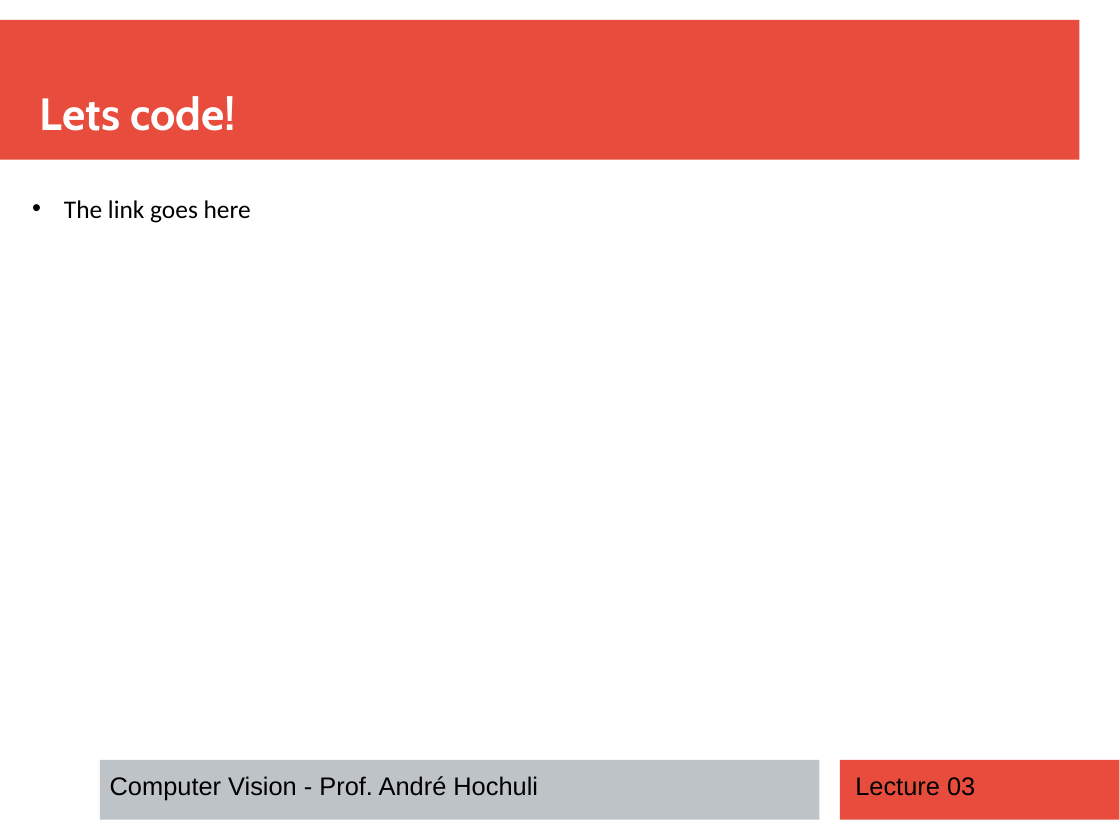
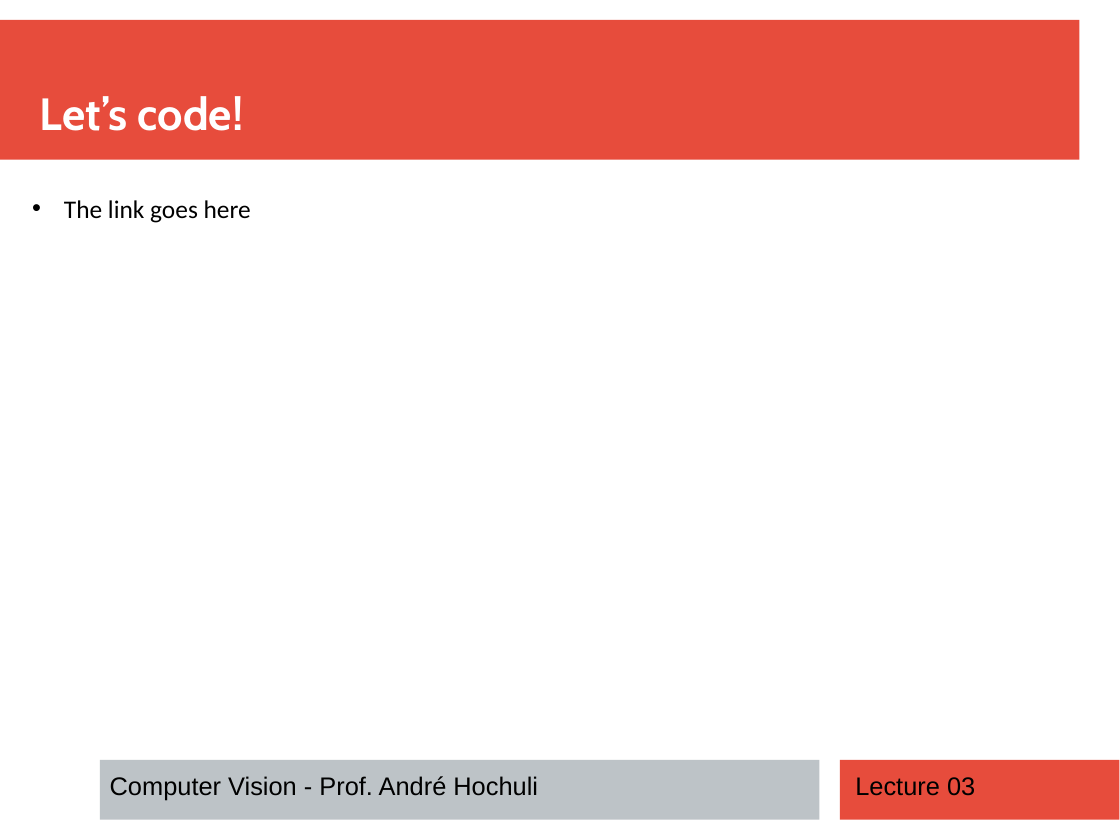
Before and after one commit to andrehochuli/teaching, a slide deck: slide 9 of ComputerVision/Lecture 03 - Morphology/Lecture 03 - Morphology.pptx. Drawn at 1120x840 pixels with LibreOffice and Linux fonts; fonts in the diff are those of the drawing. Boxes give left, top, right and bottom in pixels: in the first picture for what was removed or moved away, otherwise in the second. Text is boxed around its words. In the diff, an @@ line names an element or a change of style, - is before the commit and + after.

```diff
--- a/ComputerVision/Lecture 03 - Morphology/Lecture 03 - Morphology.pptx
+++ b/ComputerVision/Lecture 03 - Morphology/Lecture 03 - Morphology.pptx
@@ text at (40, 96, 244, 131): text changed @@
-Lets code!
+Let’s code!
```
Also in this commit, not shown: 2 other slides changed, 36 other files.
